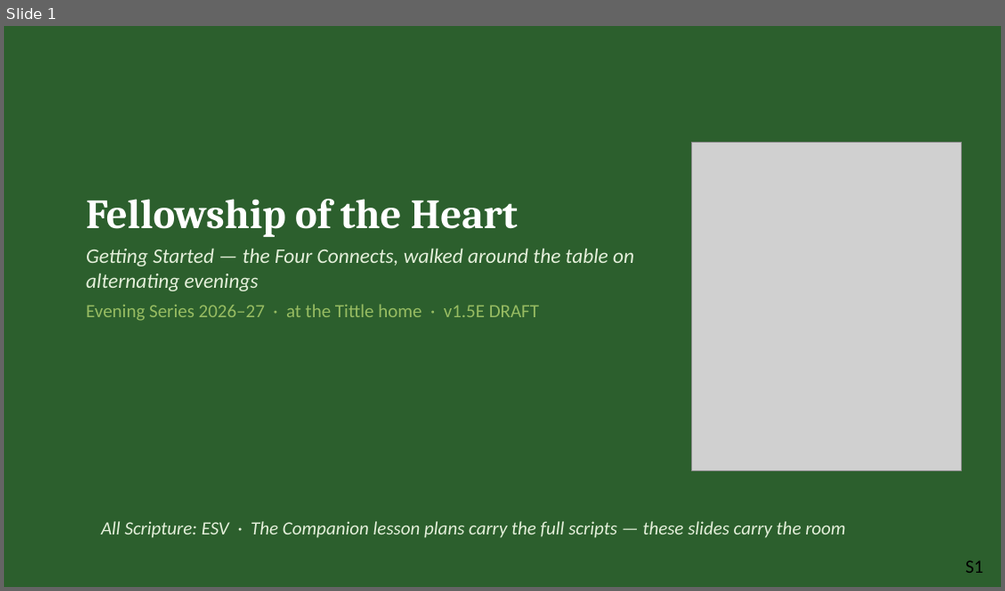
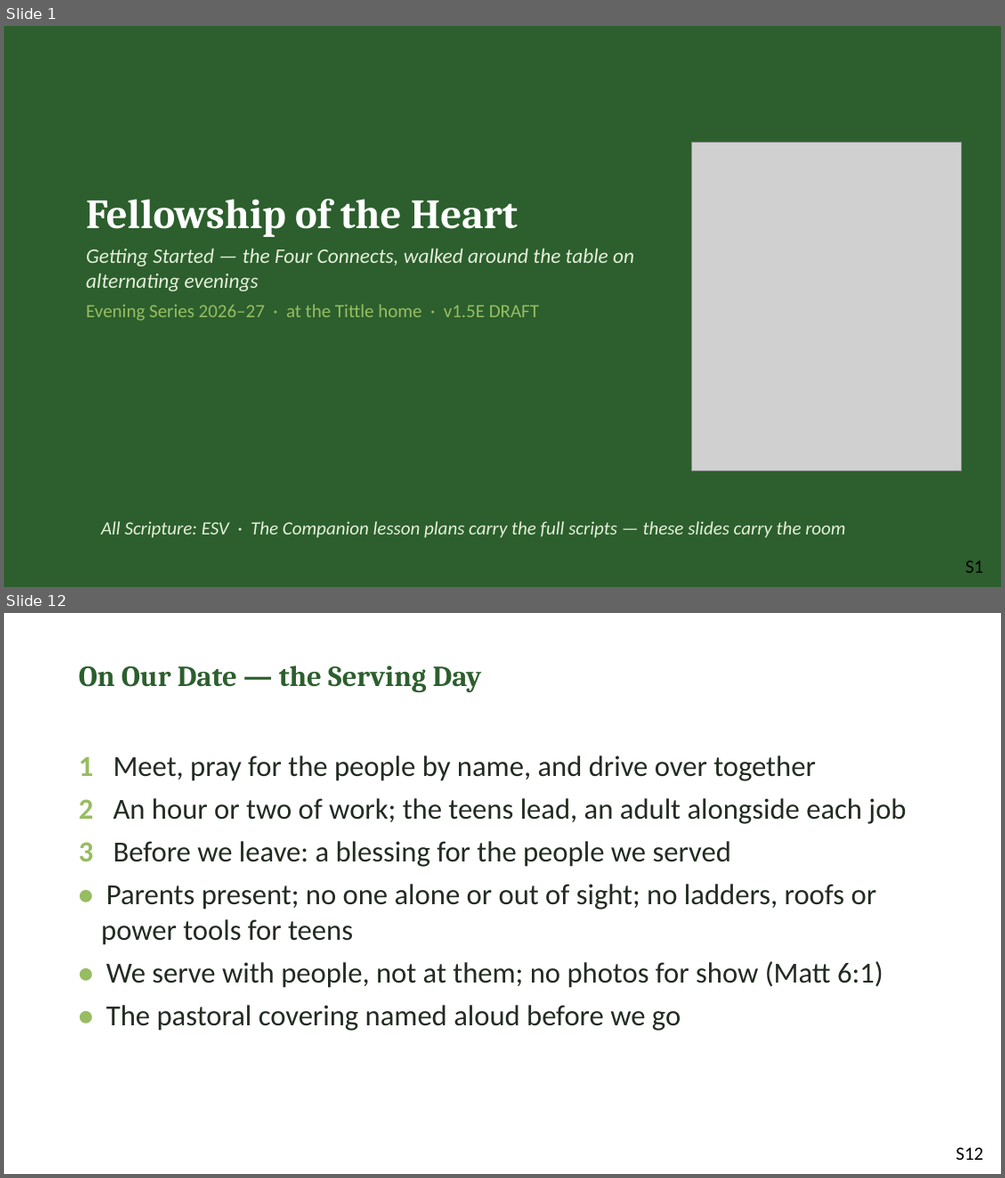
Before and after one commit to jgtittle-ministries/fellowship-of-the-heart-pilot-at-cca-dev, a slide deck: _implementation-notes/evening-series/FotH Evening Session 13a Slides DRAFT v1.pptx. Shown one above the other, each under a label of ours: slide 1 before the commit, slides 1 and 12 after it; the slides between them are not shown. The pictures are 1005x591 and 1005x1178 pixels, drawn with LibreOffice and Linux fonts; fonts in the diff are those of the drawing; grey boxes stand for pictures. Boxes give left, top, right and bottom in pixels: in the first picture for what was removed or moved away, otherwise in the second. Text is boxed around its words. In the diff, an @@ line names an element or a change of style, - is before the commit and + after.

```diff
--- a/_implementation-notes/evening-series/FotH Evening Session 13a Slides DRAFT v1.pptx
+++ b/_implementation-notes/evening-series/FotH Evening Session 13a Slides DRAFT v1.pptx
@@ slide 12 added at box(4, 613, 1001, 1174), background #FFFFFF @@
@@ text added at box(79, 666, 482, 692), 28 pt, text #2C5F2D, bold @@
+On Our Date — the Serving Day
@@ text added at box(79, 755, 906, 1030), 28 pt, text #222B22 @@
+1 Meet, pray for the people by name, and drive over together
+2 An hour or two of work; the teens lead, an adult alongside each job
+3 Before we leave: a blessing for the people we served
+• Parents present; no one alone or out of sight; no ladders, roofs or power tools for teens
+• We serve with people, not at them; no photos for show (Matt 6:1)
+• The pastoral covering named aloud before we go
@@ text added at box(955, 1147, 983, 1159), 18 pt, text #000000 @@
+S12
```
Also in this commit, not shown: 12 slides changed, 2 other slides added, 28 other files.
